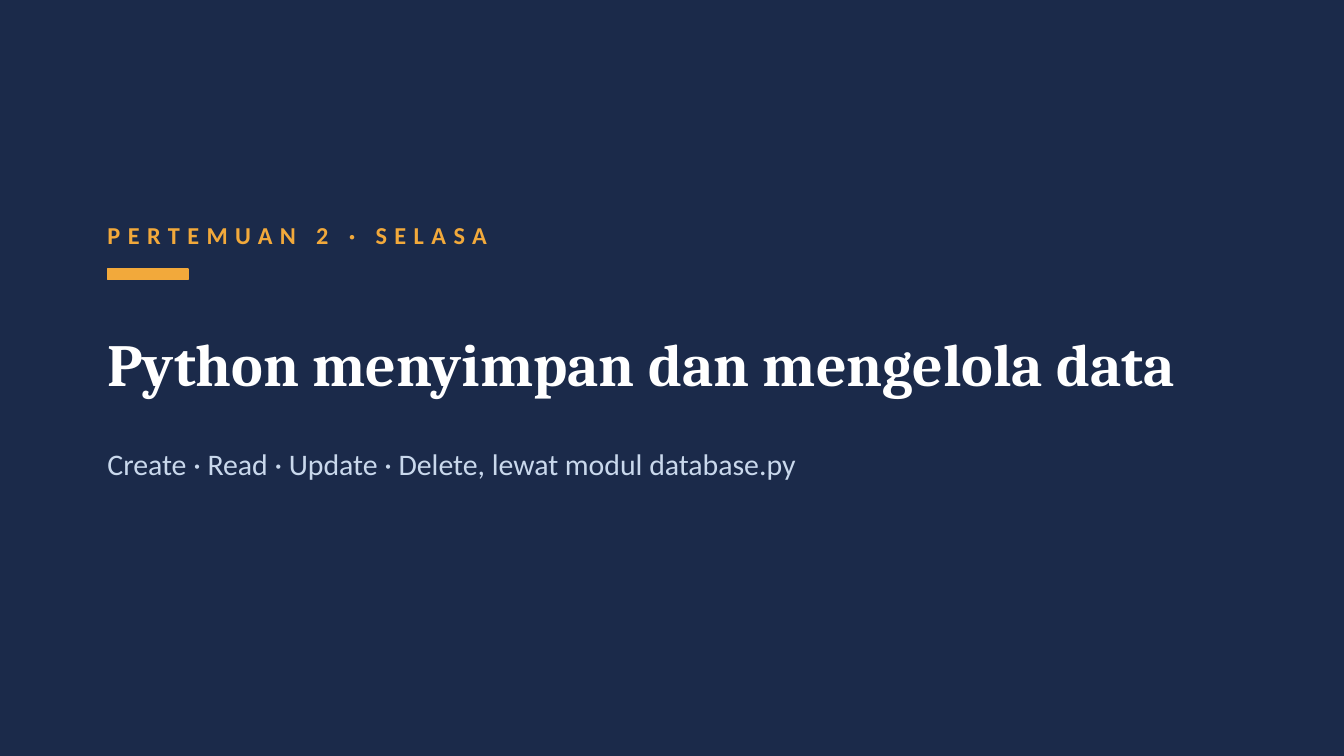
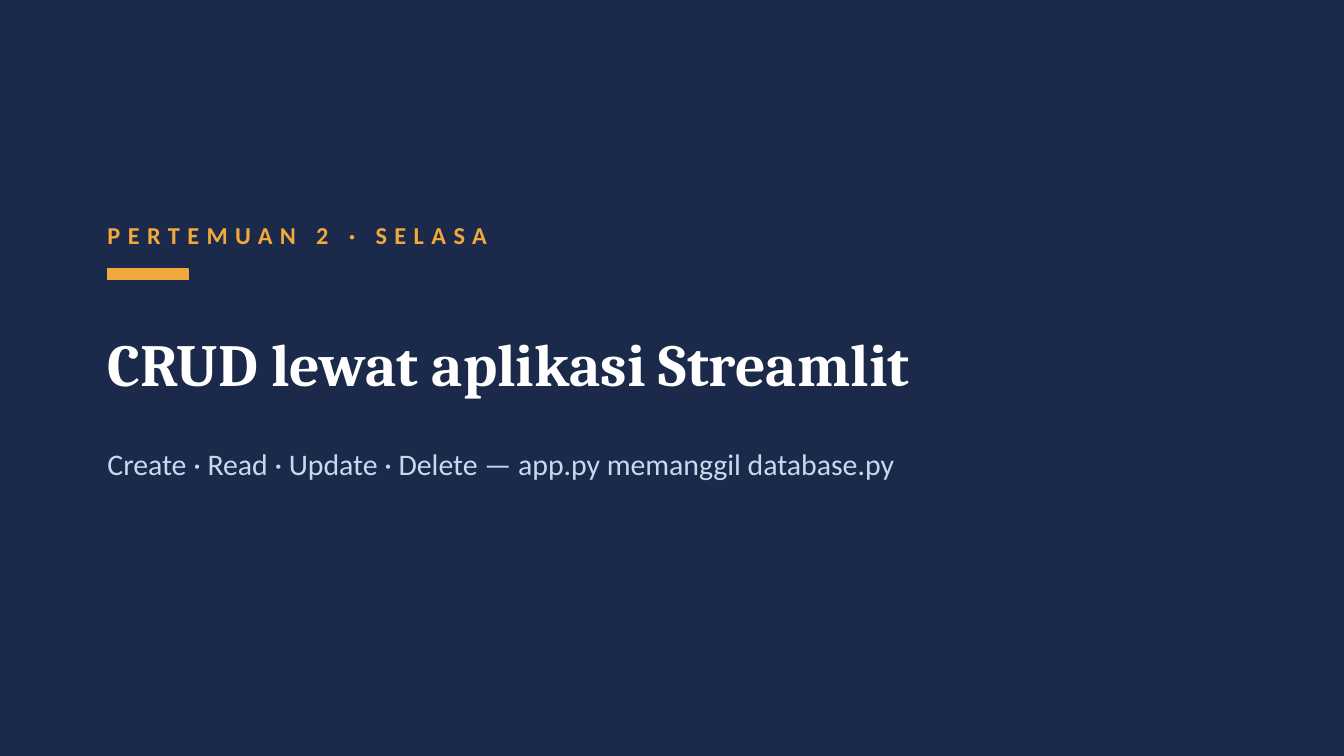
Before and after one commit to iggbudi/Pemrograman-Bisnis-dan-Perancangan-Sistem-Administrasi, a slide deck: slide 20 of Minggu ke-6/minggu-06-slide-basis-data-sqlite-crud.pptx. Drawn at 1344x756 pixels with LibreOffice and Linux fonts; fonts in the diff are those of the drawing. Boxes give left, top, right and bottom in pixels: in the first picture for what was removed or moved away, otherwise in the second. Text is boxed around its words. In the diff, an @@ line names an element or a change of style, - is before the commit and + after.

```diff
--- a/Minggu ke-6/minggu-06-slide-basis-data-sqlite-crud.pptx
+++ b/Minggu ke-6/minggu-06-slide-basis-data-sqlite-crud.pptx
@@ text at <box>107,344,909,399</box>: text changed @@
-Python menyimpan dan mengelola data
+CRUD lewat aplikasi Streamlit
@@ text at <box>107,454,894,480</box>: text changed @@
-Create · Read · Update · Delete, lewat modul database.py
+Create · Read · Update · Delete — app.py memanggil database.py
```
Also in this commit, not shown: 10 other slides changed, 1 slide added, 10 other files.
